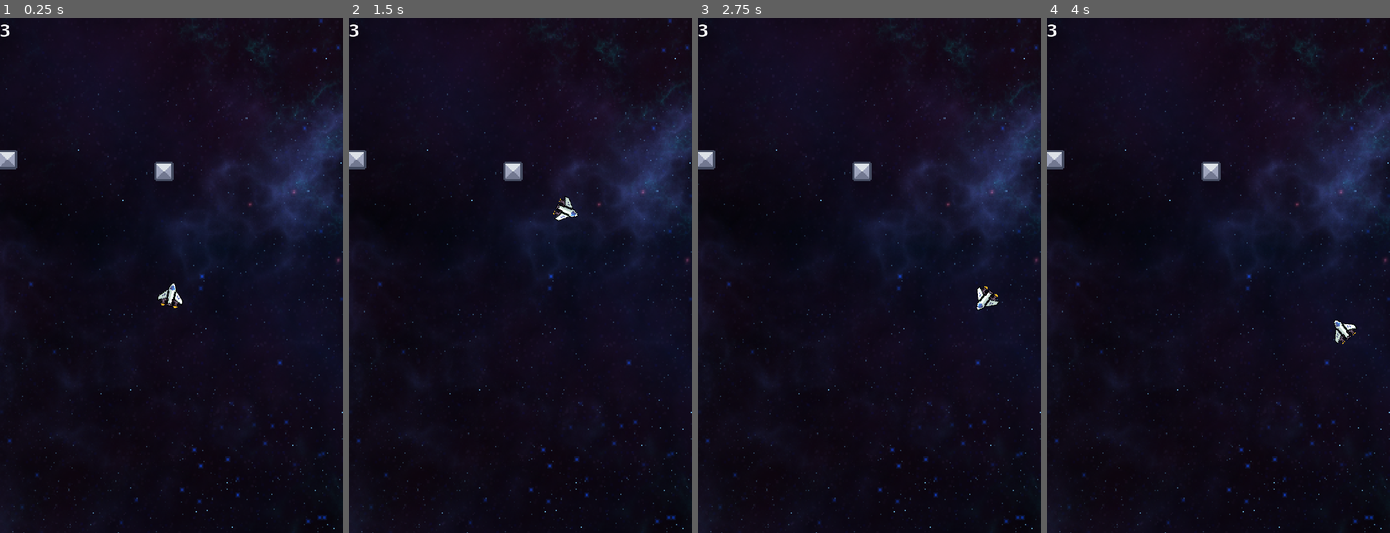
Above: before the commit, frames 1-4 (left to right).
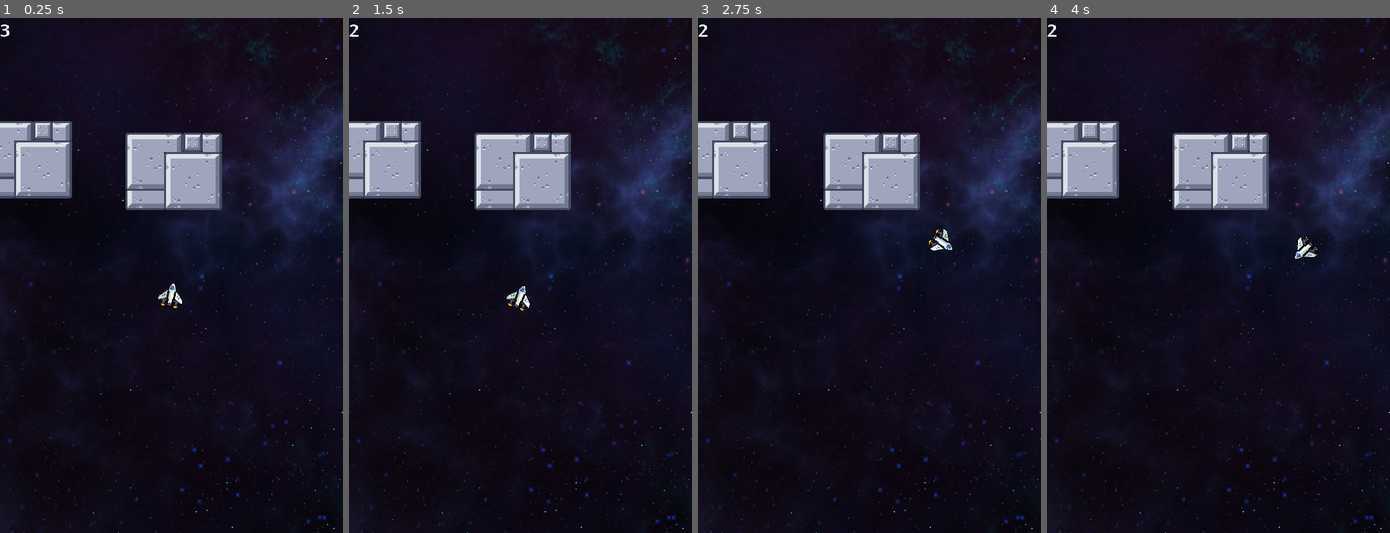
Above: after the commit, the same moments.

Repository: Alxlol/NeonSurge2
Game: Godot game, scene res://Levels/World.tscn
Two runs of this game, one before a commit and one after it. Both use one fixed random seed, a clock stepped at 60 frames per second and the inputs below.
Inputs (mouse positions are in pixels of both pictures, inside the frame that each line leads up to):
- Up to frame 1 (0.25 s): no input
- Up to frame 2 (1.5 s): move the mouse to (595, 249) at 0.52 s; hold Space (Thrust) 0.53-1.25 s; tap Ctrl (Rotate) at 0.6 s; click (595, 249) at 0.67 s; drag from (451, 301) to (355, 162) at 1.27 s
- Up to frame 3 (2.75 s): move the mouse to (903, 162) at 2.02 s; hold Space (Thrust) from 2.03 s (still down); tap Ctrl (Rotate) at 2.1 s
- Up to frame 4 (4 s): release Space (Thrust) at 2.75 s; drag from (1201, 378) to (1211, 172) at 2.77 s; move the mouse to (1321, 352) at 3.52 s; tap Ctrl (Rotate) at 3.6 s

The runs differ from the first frame. In frame 1, 7.3% of the frame differs, in the area x 0-65%, y 20-38%; in frame 2, 7.6%; in frame 3, 7.7%, in the area x 0-88%, y 1-57%; in frame 4, 7.7%.
Error before the commit: Parse Error: Expected indented block after "if" block. (res://Actors/Obstacle/Obstacle.gd:6)

Commit message:
obstacles

Diff:
--- a/Actors/Characters/Player/Player.gd
+++ b/Actors/Characters/Player/Player.gd
@@ -1,12 +1,12 @@
+class_name Player
 extends RigidBody2D
 
 @onready var start_position : Vector2 = position
 
-func takeDamage():
+func take_damage():
 	PlayerState.decrement_health(1)
 	GameState.respawn_player(Vector2(160, 256))
 	queue_free()
 
-
 func _on_visible_on_screen_notifier_2d_screen_exited():
-	takeDamage()
+	take_damage()
--- a/Actors/Obstacle/Obstacle.gd
+++ b/Actors/Obstacle/Obstacle.gd
@@ -1,6 +1,6 @@
 extends Node2D
-
-const PLAYER = preload("res://Actors/Characters/Player/Player.tscn")
 
 func _on_area_2d_body_entered(body):
 	if body.name == "Player":
+		var player : Player = body
+		player.take_damage()
--- a/Actors/Obstacle/Obstacle.tscn
+++ b/Actors/Obstacle/Obstacle.tscn
@@ -1,22 +1,132 @@
-[gd_scene load_steps=4 format=3 uid="uid://rt6whdr4ciw3"]
+[gd_scene load_steps=6 format=3 uid="uid://rt6whdr4ciw3"]
 
 [ext_resource type="Script" path="res://Actors/Obstacle/Obstacle.gd" id="1_cspf1"]
 [ext_resource type="Texture2D" uid="uid://b5ykxes1wf28b" path="res://Art/Tilemap/rock.png" id="1_mopob"]
 
+[sub_resource type="TileSetAtlasSource" id="TileSetAtlasSource_yrhtt"]
+texture = ExtResource("1_mopob")
+separation = Vector2i(1, 1)
+texture_region_size = Vector2i(18, 18)
+0:0/0 = 0
+1:0/0 = 0
+2:0/0 = 0
+3:0/0 = 0
+4:0/0 = 0
+5:0/0 = 0
+6:0/0 = 0
+7:0/0 = 0
+8:0/0 = 0
+9:0/0 = 0
+0:1/0 = 0
+1:1/0 = 0
+2:1/0 = 0
+3:1/0 = 0
+4:1/0 = 0
+5:1/0 = 0
+6:1/0 = 0
+7:1/0 = 0
+8:1/0 = 0
+9:1/0 = 0
+0:2/0 = 0
+1:2/0 = 0
+2:2/0 = 0
+3:2/0 = 0
+4:2/0 = 0
+5:2/0 = 0
+6:2/0 = 0
+7:2/0 = 0
+8:2/0 = 0
+9:2/0 = 0
+0:3/0 = 0
+1:3/0 = 0
+2:3/0 = 0
+3:3/0 = 0
+4:3/0 = 0
+5:3/0 = 0
+6:3/0 = 0
+7:3/0 = 0
+8:3/0 = 0
+9:3/0 = 0
+0:4/0 = 0
+1:4/0 = 0
+2:4/0 = 0
+3:4/0 = 0
+4:4/0 = 0
+5:4/0 = 0
+6:4/0 = 0
+7:4/0 = 0
+8:4/0 = 0
+9:4/0 = 0
+0:5/0 = 0
+1:5/0 = 0
+2:5/0 = 0
+3:5/0 = 0
+4:5/0 = 0
+5:5/0 = 0
+6:5/0 = 0
+7:5/0 = 0
+8:5/0 = 0
+9:5/0 = 0
+0:6/0 = 0
+1:6/0 = 0
+2:6/0 = 0
+3:6/0 = 0
+4:6/0 = 0
+5:6/0 = 0
+6:6/0 = 0
+7:6/0 = 0
+8:6/0 = 0
+9:6/0 = 0
+0:7/0 = 0
+1:7/0 = 0
+2:7/0 = 0
+3:7/0 = 0
+4:7/0 = 0
+5:7/0 = 0
+6:7/0 = 0
+7:7/0 = 0
+8:7/0 = 0
+9:7/0 = 0
+0:8/0 = 0
+1:8/0 = 0
+2:8/0 = 0
+3:8/0 = 0
+4:8/0 = 0
+5:8/0 = 0
+6:8/0 = 0
+7:8/0 = 0
+8:8/0 = 0
+9:8/0 = 0
+0:9/0 = 0
+1:9/0 = 0
+2:9/0 = 0
+3:9/0 = 0
+4:9/0 = 0
+5:9/0 = 0
+6:9/0 = 0
+7:9/0 = 0
+8:9/0 = 0
+9:9/0 = 0
+
+[sub_resource type="TileSet" id="TileSet_r7u35"]
+tile_size = Vector2i(18, 18)
+sources/0 = SubResource("TileSetAtlasSource_yrhtt")
+
 [sub_resource type="RectangleShape2D" id="RectangleShape2D_7deeq"]
-size = Vector2(18, 18)
+size = Vector2(89.5, 72)
 
 [node name="Obstacle" type="Node2D"]
 script = ExtResource("1_cspf1")
 
-[node name="Sprite" type="Sprite2D" parent="."]
-texture = ExtResource("1_mopob")
-region_enabled = true
-region_rect = Rect2(0, 0, 18, 18)
+[node name="TileMap" type="TileMap" parent="."]
+tile_set = SubResource("TileSet_r7u35")
+format = 2
+layer_0/tile_data = PackedInt32Array(-2, 196608, 7, -1, 262144, 7, -65536, 196608, 6, -65535, 262144, 6, -65534, 327680, 6, 65534, 196608, 8, 2, 327680, 7, 0, 196608, 7, 1, 262144, 7, 65535, 262144, 8, -65537, 262144, 6, -131072, 327680, 6, -131071, 262144, 1, -131070, 327680, 6, -65538, 196608, 6, 65538, 327680, 8, 65537, 262144, 8, 65536, 196608, 8, 131071, 262144, 8, 131070, 196608, 8)
 
 [node name="Area2D" type="Area2D" parent="."]
 
 [node name="CollisionShape2D" type="CollisionShape2D" parent="Area2D"]
+position = Vector2(9, 0)
 shape = SubResource("RectangleShape2D_7deeq")
 
 [connection signal="body_entered" from="Area2D" to="." method="_on_area_2d_body_entered"]
--- a/Globals/GameState.gd
+++ b/Globals/GameState.gd
@@ -1,6 +1,6 @@
 extends Node
 
-var player_class : PackedScene = preload("res://Actors/Characters/Player/Player.tscn")
+@onready var player_class : PackedScene = preload("res://Actors/Characters/Player/Player.tscn")
 
 func respawn_player(at_position:Vector2):
 	var player_instance = player_class.instantiate()
--- a/Levels/World.tscn
+++ b/Levels/World.tscn
@@ -26,7 +26,7 @@
 [node name="UserInterface" parent="." instance=ExtResource("3_xjwvt")]
 
 [node name="Obstacle" parent="." instance=ExtResource("4_atd84")]
-position = Vector2(7, 132)
+position = Vector2(13, 132)
 
 [node name="Obstacle2" parent="." instance=ExtResource("4_atd84")]
 position = Vector2(153, 143)
Binary file removed: Art/Tilemap/rock_packed.png
Not shown, removed: Art/Tilemap/rock_packed.png.import
Not shown, added: Actors/Obstacle/ObsBDB4.tmp
